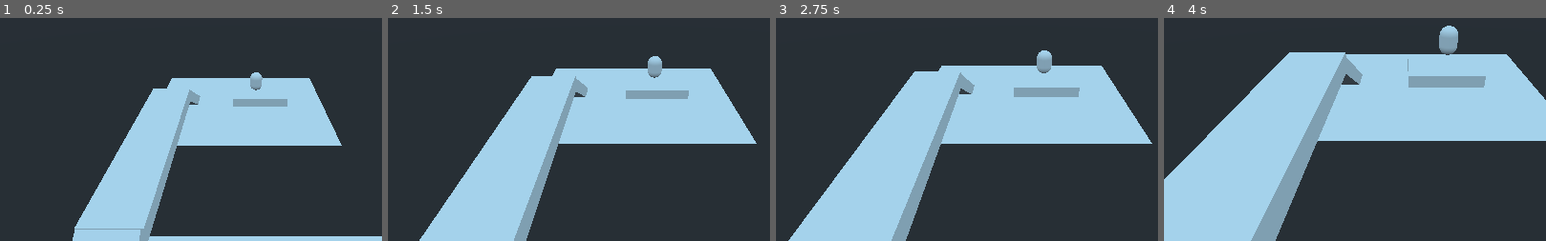
Above: before the commit, frames 1-4 (left to right).
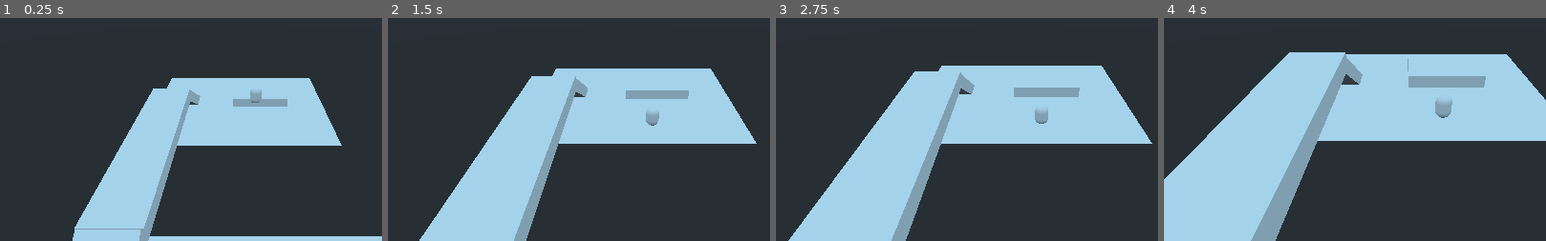
Above: after the commit, the same moments.

Repository: thoced/HorrorShow
Game: Godot game, scene res://Scenes/test.tscn
Same seed, same stepped clock (60 frames per second), same inputs: the game is played once before the commit and once after it.
Inputs (mouse positions are % of the whole screen's width and height, from its top left):
- Up to frame 1 (0.25 s): no input
- Up to frame 2 (1.5 s): tap Enter (ui_accept) at 0.5, 0.77 s; move the mouse to (72, 45) at 0.52 s; hold Right 0.53-1.28 s; hold Z 0.53-1.28 s; click (72, 45) at 0.67 s; move the mouse to (30, 55) at 1.27 s; hold S from 1.28 s (still down); tap Q at 1.35 s
- Up to frame 3 (2.75 s): tap Enter (ui_accept) at 1.52 s; move the mouse to (60, 28) at 2.02 s; release S at 2.03 s; hold Right from 2.03 s (still down); hold Z from 2.03 s (still down)
- Up to frame 4 (4 s): move the mouse to (45, 70) at 2.77 s; release Right at 2.78 s; release Z at 2.78 s; hold Up 2.78-3.53 s; tap Q at 2.85 s; click (45, 70) at 2.92 s; tap Enter (ui_accept) at 3.02, 3.5, 3.77 s; move the mouse to (80, 65) at 3.52 s; hold Left from 3.53 s (still down); hold Z from 3.53 s (still down)
The pictures show only the part of the screen within x 18-68%, y 19-69%; the shares and areas given below are measured in that part.

The runs differ from the first frame. In frame 1, 0.3% of the frame differs, in the area x 65-69%, y 24-39%; in frame 2, 0.5%; in frame 3, 0.5%; in frame 4, 0.8%, in the area x 71-77%, y 3-45%.
Error before the commit: Parse Error: Variable "i" already defined in the scope (at line 70). (res://Scripts/moveKinematic.gd:71)

Commit message:
Ajout script externe test
Ajout script externe test

Diff:
--- /dev/null
+++ b/MonsterScript.gd
@@ -0,0 +1,16 @@
+extends Node
+
+
+# Declare member variables here. Examples:
+# var a = 2
+# var b = "text"
+
+
+# Called when the node enters the scene tree for the first time.
+func _ready():
+	pass # Replace with function body.
+
+
+# Called every frame. 'delta' is the elapsed time since the previous frame.
+#func _process(delta):
+#	pass
--- a/Scenes/Spatial.tscn
+++ b/Scenes/Spatial.tscn
@@ -7,6 +7,7 @@
 [ext_resource path="res://Scripts/pick.gd" type="Script" id=5]
 [ext_resource path="res://Assets/house02/house02.obj" type="ArrayMesh" id=6]
 [ext_resource path="res://Scenes/door.tscn" type="PackedScene" id=7]
+[ext_resource path="res://Scripts/MonsterScript.gd" type="Script" id=8]
 
 [sub_resource type="NavigationMesh" id=1]
 vertices = PoolVector3Array( 12.4787, 7.72907, 19.294, 12.8787, 7.72907, 19.394, 12.8787, 7.72907, 18.794, 12.4787, 7.7 …(3082 unchanged characters)…
@@ -46,6 +47,9 @@
 transform = Transform( 0.3, 0, 0, 0, -4.88762e-08, -0.3, 0, 0.3, -4.88762e-08, 27.4943, 8.23856, 26.2095 )
 speed = 4
 NavigationPath = NodePath("../Navigation")
+
+[node name="script_movement" type="Node" parent="monster"]
+script = ExtResource( 8 )
 
 [node name="meubles02" type="MeshInstance" parent="."]
 transform = Transform( 0.01, 0, 0, 0, 0.01, 0, 0, 0, 0.01, -7.79237, 5.58749, 3.81179 )
--- /dev/null
+++ b/Scripts/MonsterScript.gd
@@ -0,0 +1,48 @@
+extends Node
+
+class_name MonsterScript
+# Declare member variables here. Examples:
+# var a = 2
+# var b = "text"
+var monster
+
+var tScript
+# Called when the node enters the scene tree for the first time.
+func _ready():
+	monster = get_parent()
+	tScript = Thread.new()
+	tScript.start(self,"runScriptMovement",monster)
+
+func runScriptMonsterMovement(userData):
+	pass
+
+func runScriptMovement(userData):
+	print("dans le run script")
+	var door01  = get_node("/root/Spatial/door3")
+	var door02  = get_node("/root/Spatial/door")
+	var lumiere:OmniLight = get_node("/root/Spatial/superhouse/lumiere")
+
+	yield(get_tree().create_timer(9.0),"timeout")
+	monster.setTargetPosition(Vector3(23.309483, 3.20568, 27.120047))
+	yield(userData,"matchDestination")
+	monster.setTargetPosition(Vector3(23.554092, 3.20568, 24.268576))
+	yield(userData,"matchDestination")
+	monster.setTargetPosition(Vector3(24.211824, 3.20568, 23.98794))
+	yield(userData,"matchDestination")
+
+	# ouverture de la première porte
+	door01.open()
+	yield(get_tree().create_timer(4.0),"timeout")
+
+	#fermeture de la lumière
+	lumiere.visible = false
+
+	monster.setTargetPosition(Vector3(16.480085, 3.20568, 24.153437))
+
+	#ouverture de la seconde porte
+	door02.open()
+
+	var i = 0
+	for i in range(1000):
+		lumiere.visible = !lumiere.visible
+		yield(get_tree().create_timer(0.05),"timeout")
--- a/Scripts/moveKinematic.gd
+++ b/Scripts/moveKinematic.gd
@@ -25,7 +25,7 @@
 
 signal matchDestination
 
-var tScriptMovement
+
 
 
 # Called when the node enters the scene tree for the first time.
@@ -37,40 +37,6 @@
 	nextTargetPos = $".".translation
 	simplePaths.empty()
 	nextPoint = translation
-
-	tScriptMovement = Thread.new()
-	tScriptMovement.start(self,"runScriptMovement","")
-
-func runScriptMovement(userData):
-
-	var door01  = get_node("/root/Spatial/door3")
-	var door02  = get_node("/root/Spatial/door")
-	var lumiere:OmniLight = get_node("/root/Spatial/superhouse/lumiere")
-
-	yield(get_tree().create_timer(9.0),"timeout")
-	call_deferred("setTargetPosition",Vector3(23.309483, 3.20568, 27.120047))
-	yield(self,"matchDestination")
-	call_deferred("setTargetPosition",Vector3(23.554092, 3.20568, 24.268576))
-	yield(self,"matchDestination")
-	call_deferred("setTargetPosition",Vector3(24.211824, 3.20568, 23.98794))
-	yield(self,"matchDestination")
-
-	# ouverture de la première porte
-	door01.open()
-	yield(get_tree().create_timer(4.0),"timeout")
-
-	#fermeture de la lumière
-	lumiere.visible = false
-
-	call_deferred("setTargetPosition",Vector3(16.480085, 3.20568, 24.153437))
-
-	#ouverture de la seconde porte
-	door02.open()
-
-	var i = 0
-	for i in range(1000):
-		lumiere.visible = !lumiere.visible
-		yield(get_tree().create_timer(0.05),"timeout")
 
 
 
--- a/project.godot
+++ b/project.godot
@@ -8,9 +8,14 @@
 
 config_version=4
 
-_global_script_classes=[  ]
+_global_script_classes=[ {
+"base": "Node",
+"class": "MonsterScript",
+"language": "GDScript",
+"path": "res://Scripts/MonsterScript.gd"
+} ]
 _global_script_class_icons={
-
+"MonsterScript": ""
 }
 
 [application]
Not shown: 1 places in Scenes/Spatial.tscn that only renumber resources
